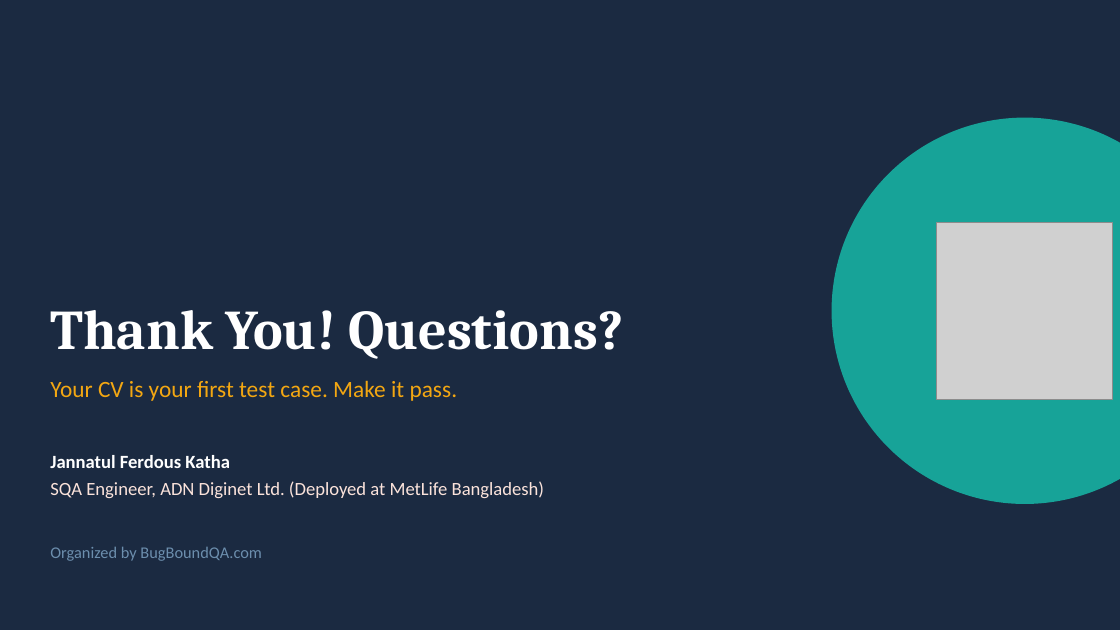
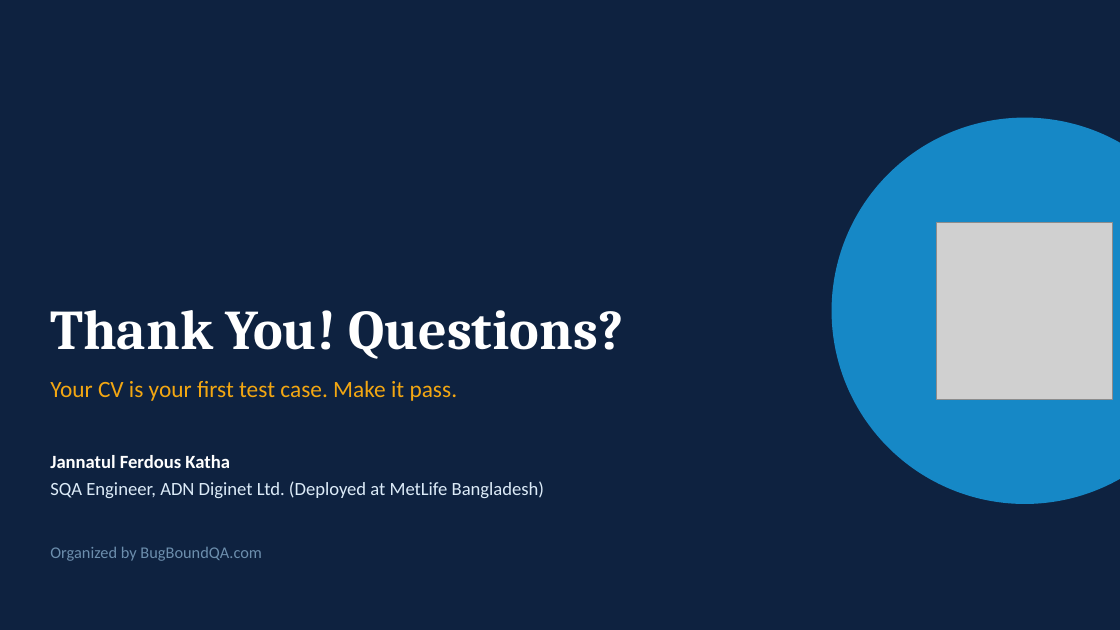
Before and after one commit to Katha-Sikdar/AutomationWithPlayWright, a slide deck: slide 19 of presentations/CV_Writing_for_Freshers_BugBoundQA.pptx. Drawn at 1120x630 pixels with LibreOffice and Linux fonts; fonts in the diff are those of the drawing; grey boxes stand for pictures; background and template pictures are left out. Boxes give left, top, right and bottom in pixels: in the first picture for what was removed or moved away, otherwise in the second. Text is boxed around its words. In the diff, an @@ line names an element or a change of style, - is before the commit and + after.

```diff
--- a/presentations/CV_Writing_for_Freshers_BugBoundQA.pptx
+++ b/presentations/CV_Writing_for_Freshers_BugBoundQA.pptx
@@ background #1B2A41 to #0E2240 @@
@@ ellipse at <box>832,118,1120,504</box>: fill #17A398 to #1688C6 @@
@@ text at <box>50,481,544,498</box>: text colour #FBE3DB to #DCEBF8 in "SQA Engineer, ADN Diginet Ltd. (Deployed at ..." @@
```
Also in this commit, not shown: 18 other slides changed.
